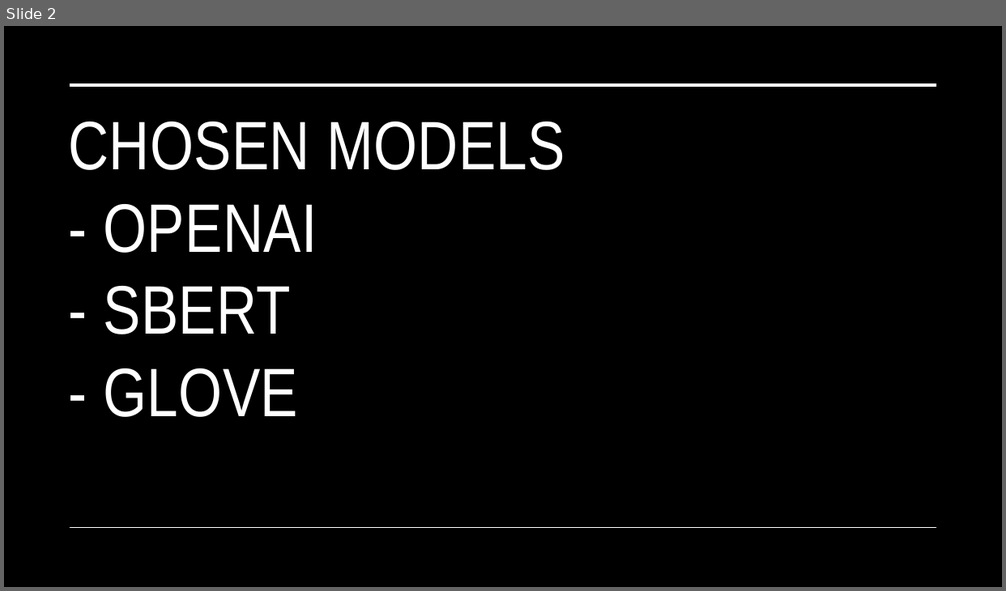
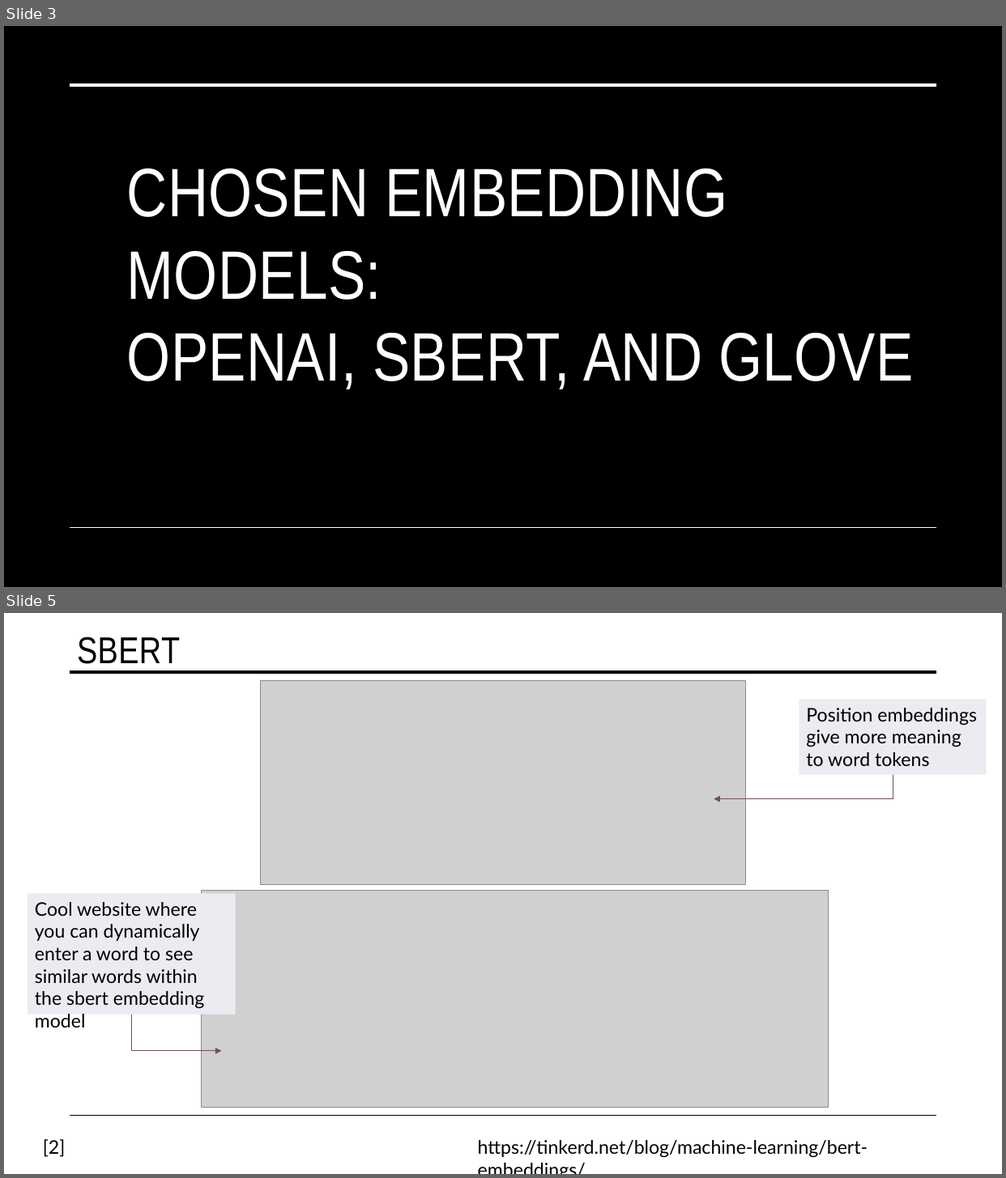
Before and after one commit to mollieeh/RAG, a slide deck: presentation_and_report/AP_RAG_presentation.pptx. Shown one above the other, each under a label of ours: slide 2 before the commit, slides 3 and 5 after it; the slides between them are not shown. The pictures are 1006x591 and 1006x1178 pixels, drawn with LibreOffice and Linux fonts; fonts in the diff are those of the drawing; grey boxes stand for pictures. Boxes give left, top, right and bottom in pixels: in the first picture for what was removed or moved away, otherwise in the second. Text is boxed around its words. In the diff, an @@ line names an element or a change of style, - is before the commit and + after.

```diff
--- a/presentation_and_report/AP_RAG_presentation.pptx
+++ b/presentation_and_report/AP_RAG_presentation.pptx
@@ slide 5 added at [4, 613, 1002, 1174], background #FFFFFF @@
@@ rectangle added at [4, 613, 1002, 1174], fill #FFFFFF @@
@@ title added at [77, 636, 180, 664], 36 pt, text #000000 @@
+SBERT
@@ line added from (70, 672) to (937, 672), #000000 3.5 pt @@
@@ picture added at [260, 681, 746, 885] @@
@@ rectangle added at [799, 699, 987, 775], fill #EAECF1, 18 pt, text #000000 @@
+Position embeddings give more meaning to word tokens
@@ elbow arrow added from (893, 775) to (714, 799), #734B67 0.5 pt @@
@@ rectangle added at [27, 894, 236, 1015], fill #EAECF1, 18 pt, text #000000 @@
+Cool website where you can dynamically enter a word to see similar words within the sbert embedding model
@@ picture added at [201, 890, 829, 1107] @@
@@ elbow arrow added from (131, 1015) to (222, 1051), #734B67 0.5 pt @@
@@ line added from (70, 1116) to (937, 1116), #000000 1 pt @@
@@ text added at [43, 1139, 66, 1157], 18 pt, text #000000 @@
+[2]
@@ text added at [478, 1140, 867, 1158], 18 pt, text #000000 @@
+https://tinkerd.net/blog/machine-learning/bert-embeddings/
@@ what was slide 2 is now slide 3 @@
@@ slide 3 changed as well @@
@@ title at [127, 169, 914, 390]: text changed @@
-CHOSEN MODELS
-- OPENAI
-- SBERT
-- GLOVE
+CHOSEN EMBEDDING MODELS:
+OPENAI, SBERT, AND GLOVE
```
Also in this commit, not shown: 2 other slides changed, 6 other slides added, 6 slides removed, 4 other files.
